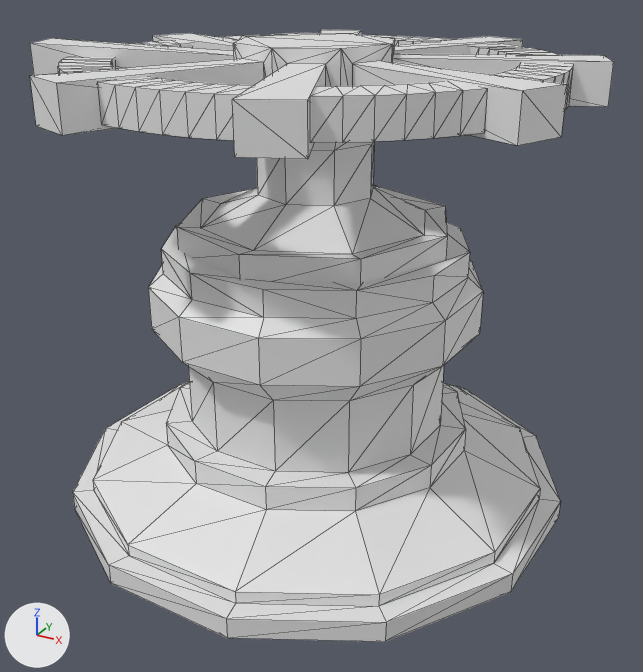
One commit to the glTF model vesak_kuduwa.glb: the scene before it, then after it.
The view is the same before and after, from a 50 mm camera at (3.27, -5.86, 4.4) aimed at (0.12, -0.13, 1.53). Arrows for +X, +Y and +Z are at lower left; the lights stay in place. The first picture is the older version. Mesh edges are drawn as thin lines. Where no turn or scale is listed for an object, it has been applied to the vertices. Vertices at exactly the same position are counted once.
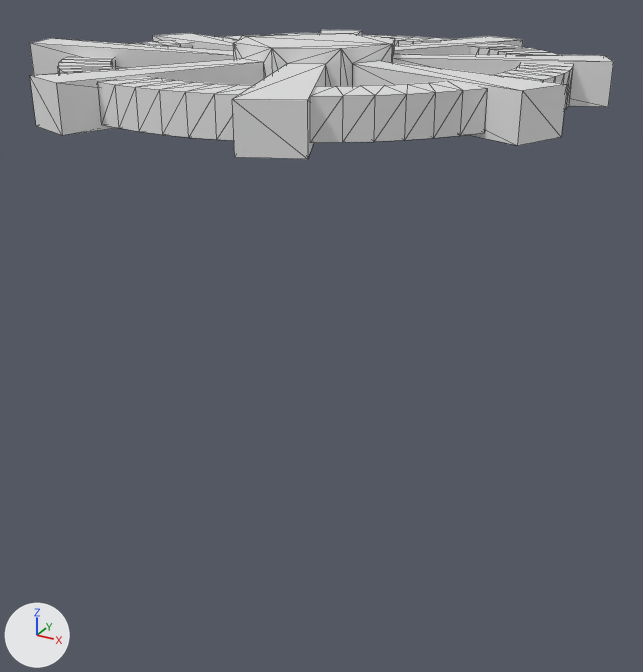
The newer file is also turned or shifted as a whole; pictures and numbers use the older file's frame.

The edits, one by one:
me_cylinder_002 is used by ob_cylinder; location (0.0, 0.0, 3.52).
me_cylinder_002 had 136 vertices, 268 faces and spanned x -1.97..1.97, y -1.97..1.97, z -1.3..0.25.
me_cylinder_002 now has 80 vertices, 156 faces and spans x -1.97..1.97, y -1.97..1.97, z -0.25..0.25.
Part 1, on me_cylinder_002:
56 vertices are removed from x -1.08..1.08, y -1.08..1.08, z -1.3..-0.25.
118 faces are deleted.
6 new faces join them.
Object 'Cylinder.001' (ob_cylinder_001) is deleted.

Pixel boxes [x1, y1, x2, y2] of what changed, in the pictures (643 x 672 px):
'Cylinder.001', deleted: before [73, 222, 561, 642]
'Cylinder', reshaped (49% shorter): before [30, 30, 614, 284]; after [30, 30, 614, 159]
part 1 of me_cylinder_002, cut back: before [177, 141, 447, 284]
